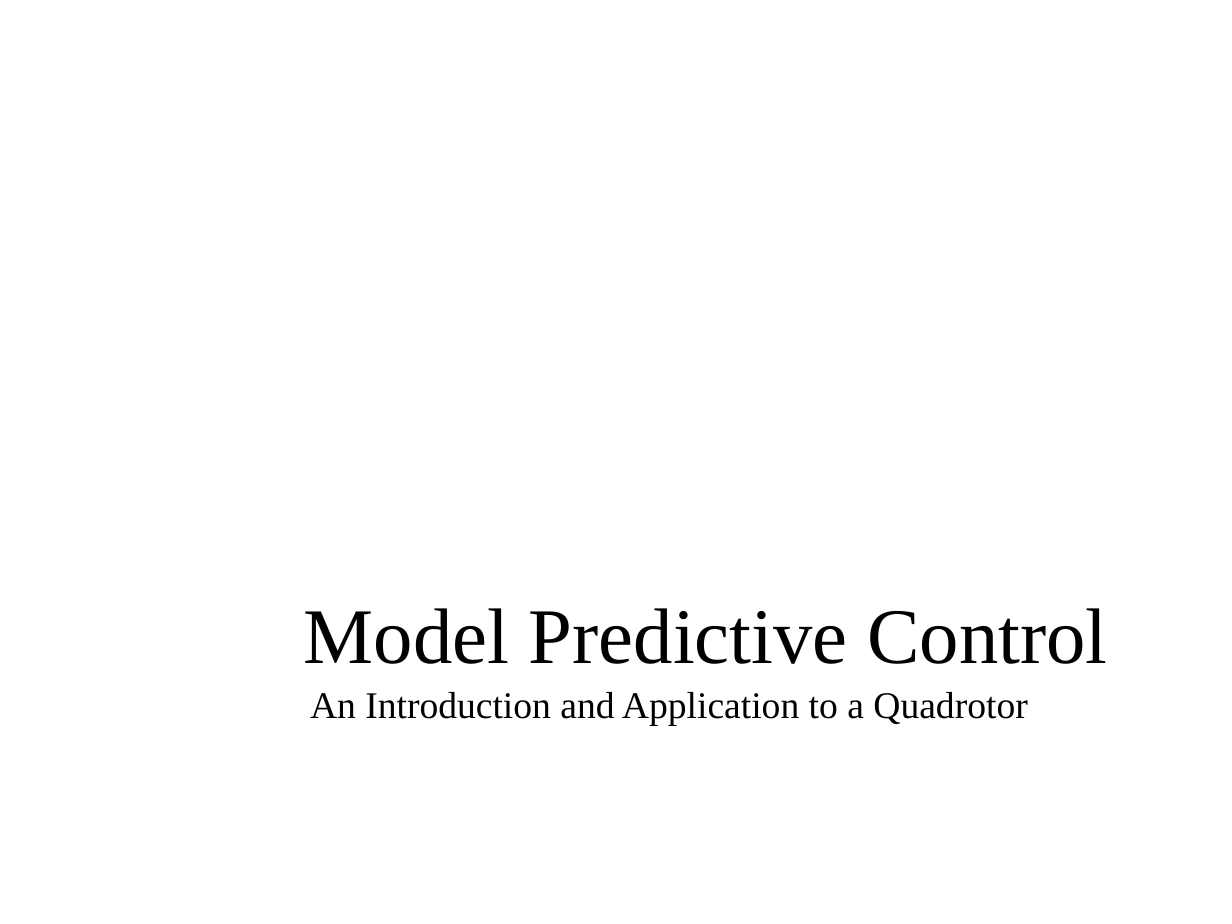
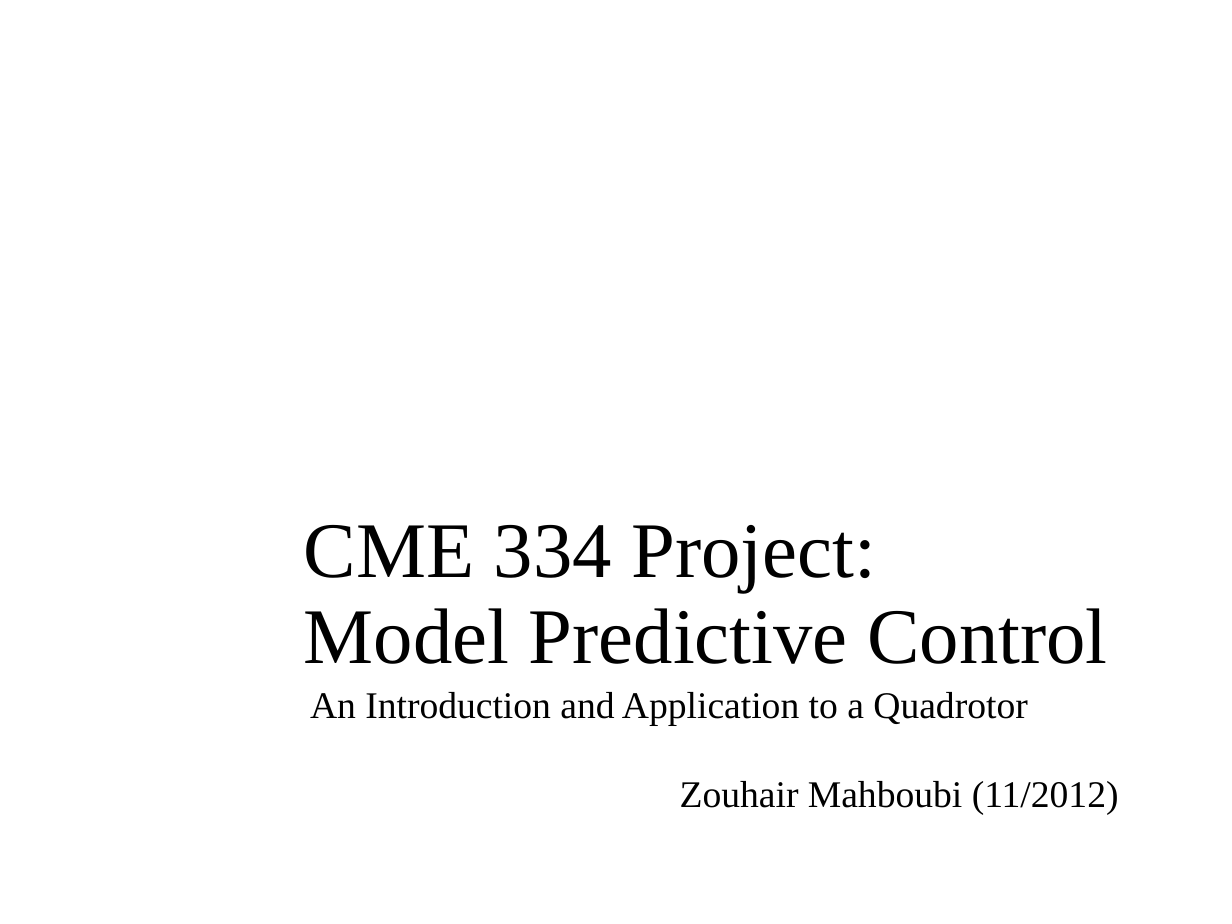
Before and after one commit to ZahraBoroujeni/zmpc, a slide deck: slide 1 of mpc.pptx. Drawn at 1232x924 pixels with LibreOffice and Linux fonts; fonts in the diff are those of the drawing; background and template pictures are left out. Boxes give left, top, right and bottom in pixels: in the first picture for what was removed or moved away, otherwise in the second. Text is boxed around its words. In the diff, an @@ line names an element or a change of style, - is before the commit and + after.

Commit message:
updated mpc presentation slides

```diff
--- a/mpc.pptx
+++ b/mpc.pptx
@@ title at (x1=304, y1=525, x2=1107, y2=664): text changed @@
-Model Predictive Control
+CME 334 Project:
+Model Predictive Control
@@ subtitle at (x1=680, y1=781, x2=1119, y2=815): paragraph added @@
+Zouhair Mahboubi (11/2012)
```
Also in this commit, not shown: 1 other file.
